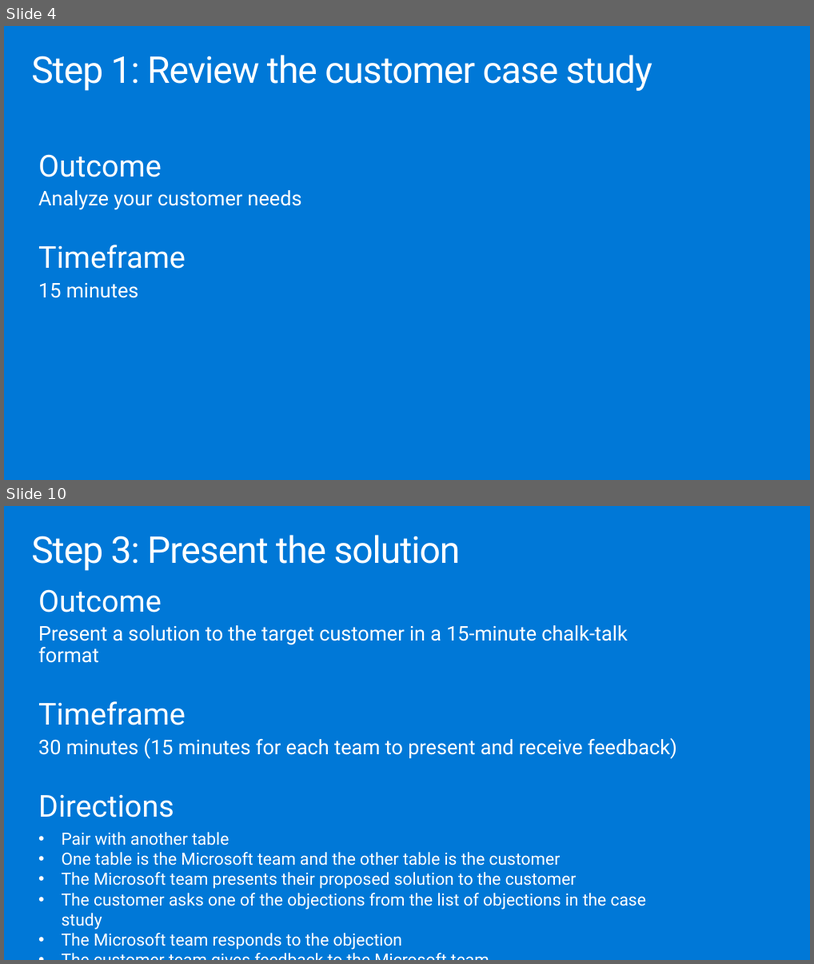
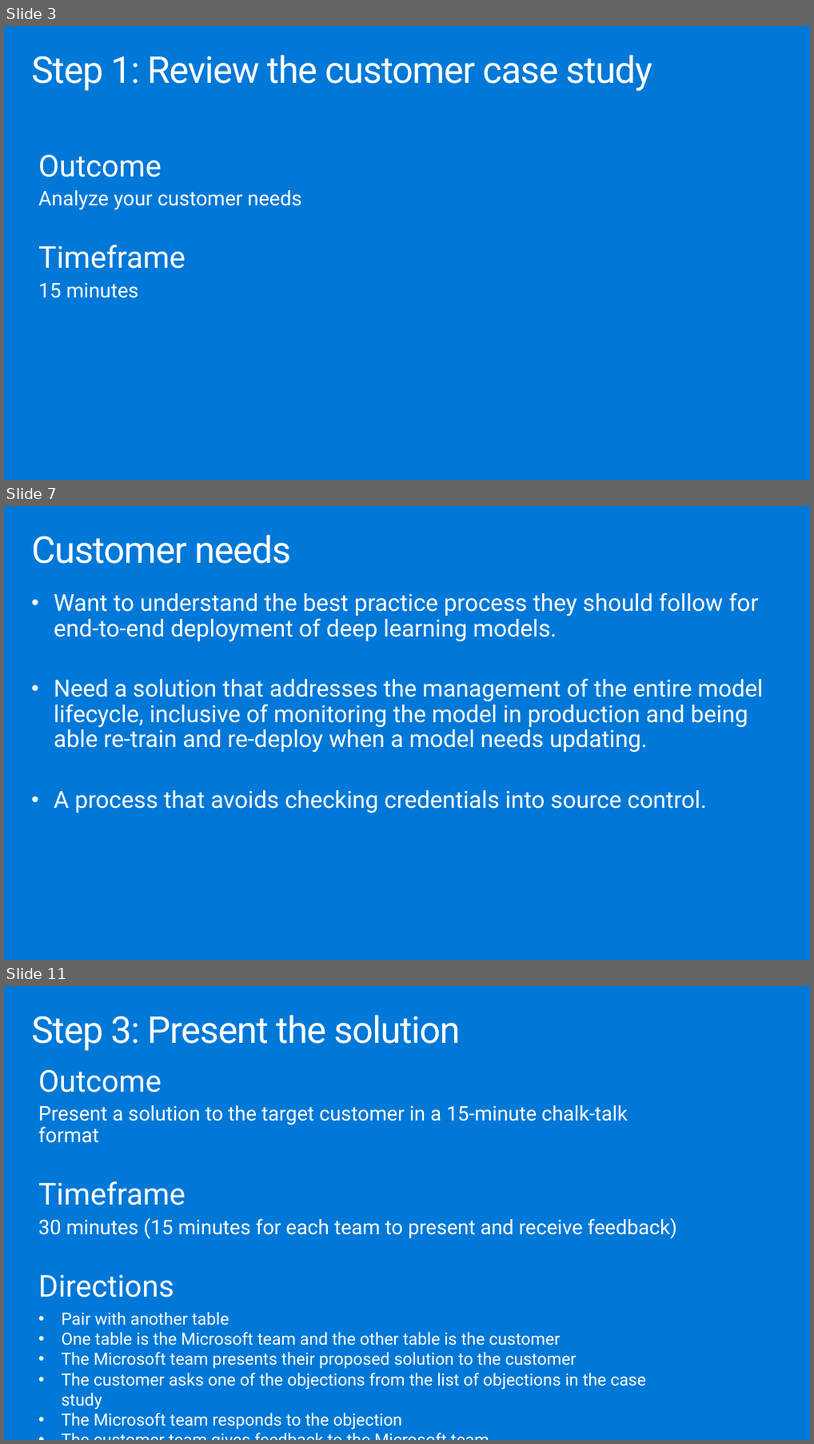
Before and after one commit to solliancenet/MCW-MLOps, a slide deck: Whiteboard design session/WDS trainer presentation - MLOps.pptx. Shown one above the other, each under a label of ours: slides 4 and 10 before the commit, slides 3, 7 and 11 after it; the slides between them are not shown. The pictures are 814x964 and 814x1444 pixels, drawn with LibreOffice and Linux fonts; fonts in the diff are those of the drawing. Boxes give left, top, right and bottom in pixels: in the first picture for what was removed or moved away, otherwise in the second. Text is boxed around its words. In the diff, an @@ line names an element or a change of style, - is before the commit and + after.

```diff
--- a/Whiteboard design session/WDS trainer presentation - MLOps.pptx
+++ b/Whiteboard design session/WDS trainer presentation - MLOps.pptx
@@ slide 7 added at box(4, 506, 810, 960), background #0078D7 @@
@@ title added at box(31, 535, 291, 564), 44.1 pt, text #FFFFFF @@
+Customer needs
@@ text added at box(54, 592, 764, 812), 28 pt, text #FFFFFF @@
+• Want to understand the best practice process they should follow for end-to-end deployment of deep learning models.
+• Need a solution that addresses the management of the entire model lifecycle, inclusive of monitoring the model in production and being able re-train and re-deploy when a model needs updating.
+• A process that avoids checking credentials into source control.
@@ what was slide 4 is now slide 3 @@
@@ what was slide 10 is now slide 11 @@
```
Also in this commit, not shown: 1 slide changed, 23 other slides added, 20 slides removed, 1 other file.
